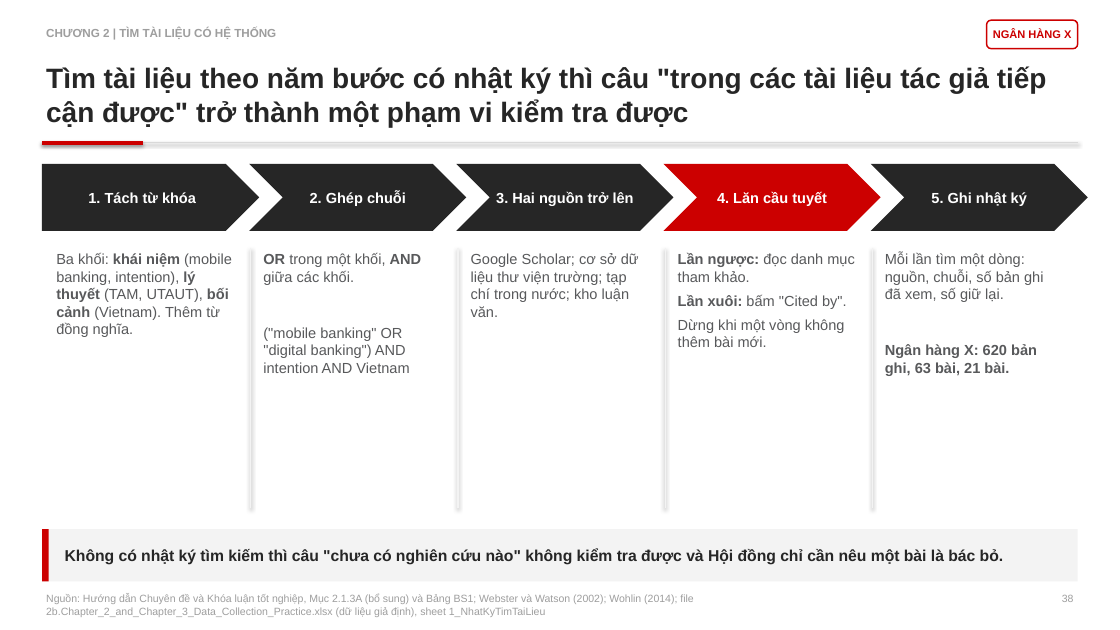
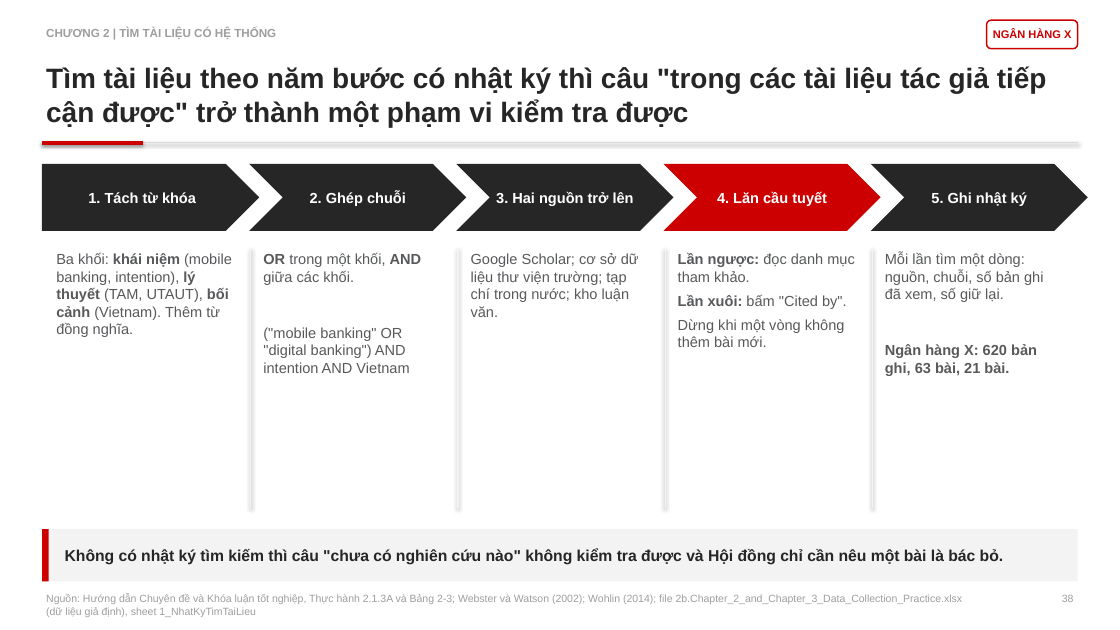
Before and after one commit to johnneinadlerr0353-bot/sachhuongdan, a slide deck: slide 38 of Core_Slide_2_HD2_Bain.pptx. Drawn at 1120x630 pixels with LibreOffice and Linux fonts; fonts in the diff are those of the drawing. Boxes give left, top, right and bottom in pixels: in the first picture for what was removed or moved away, otherwise in the second. Text is boxed around its words. In the diff, an @@ line names an element or a change of style, - is before the commit and + after.

```diff
--- a/Core_Slide_2_HD2_Bain.pptx
+++ b/Core_Slide_2_HD2_Bain.pptx
@@ text at [46, 594, 963, 617]: text changed @@
-Nguồn: Hướng dẫn Chuyên đề và Khóa luận tốt nghiệp, Mục 2.1.3A (bổ sung) và Bảng BS1; Webster và Watson (2002); Wohlin (2014); file 2b.Chapter_2_and_Chapter_3_Data_Collection_Practice.xlsx (dữ liệu giả định), sheet 1_NhatKyTimTaiLieu
+Nguồn: Hướng dẫn Chuyên đề và Khóa luận tốt nghiệp, Thực hành 2.1.3A và Bảng 2-3; Webster và Watson (2002); Wohlin (2014); file 2b.Chapter_2_and_Chapter_3_Data_Collection_Practice.xlsx (dữ liệu giả định), sheet 1_NhatKyTimTaiLieu
```
Also in this commit, not shown: 117 other slides changed, 4 other files.
